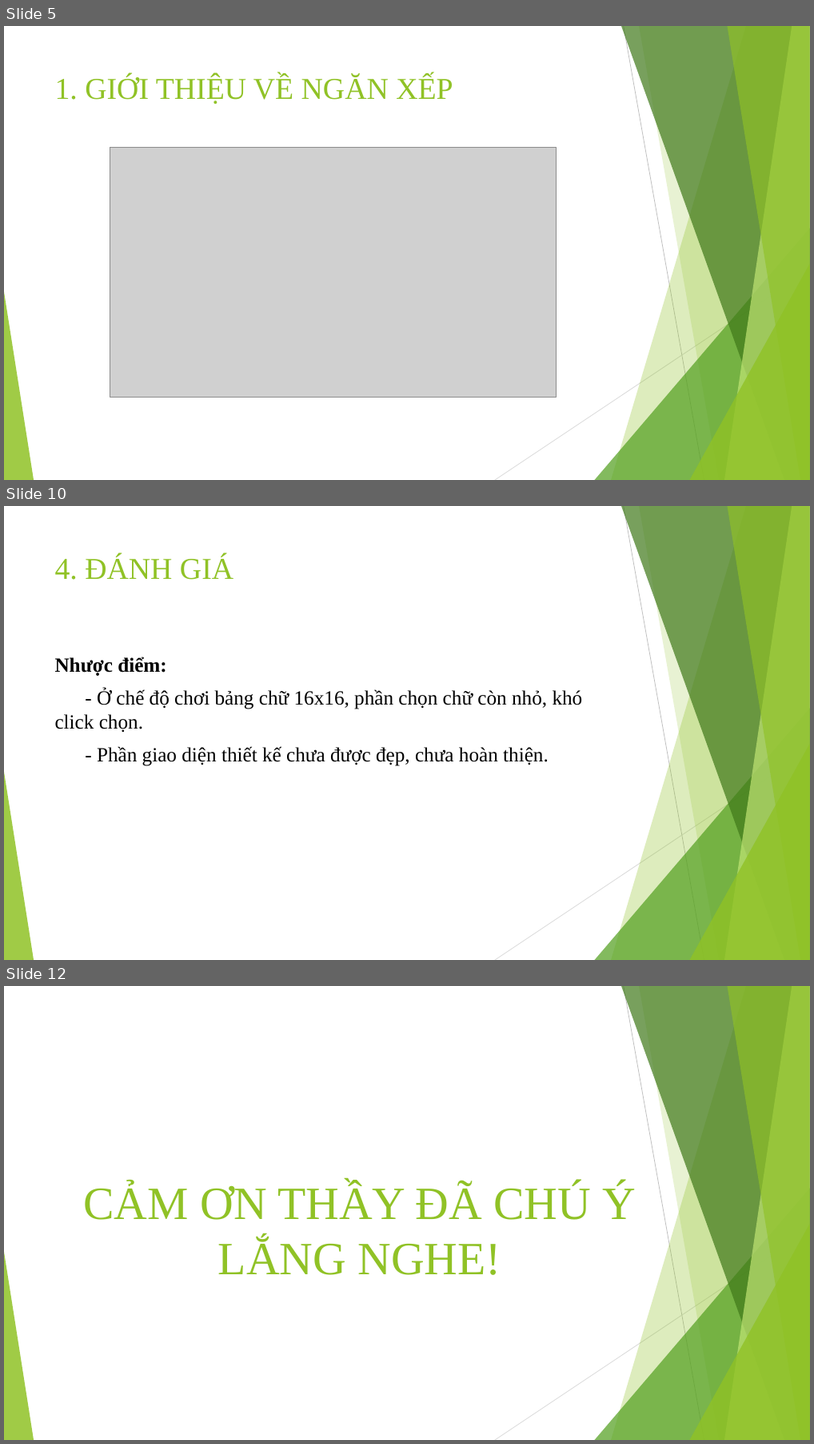
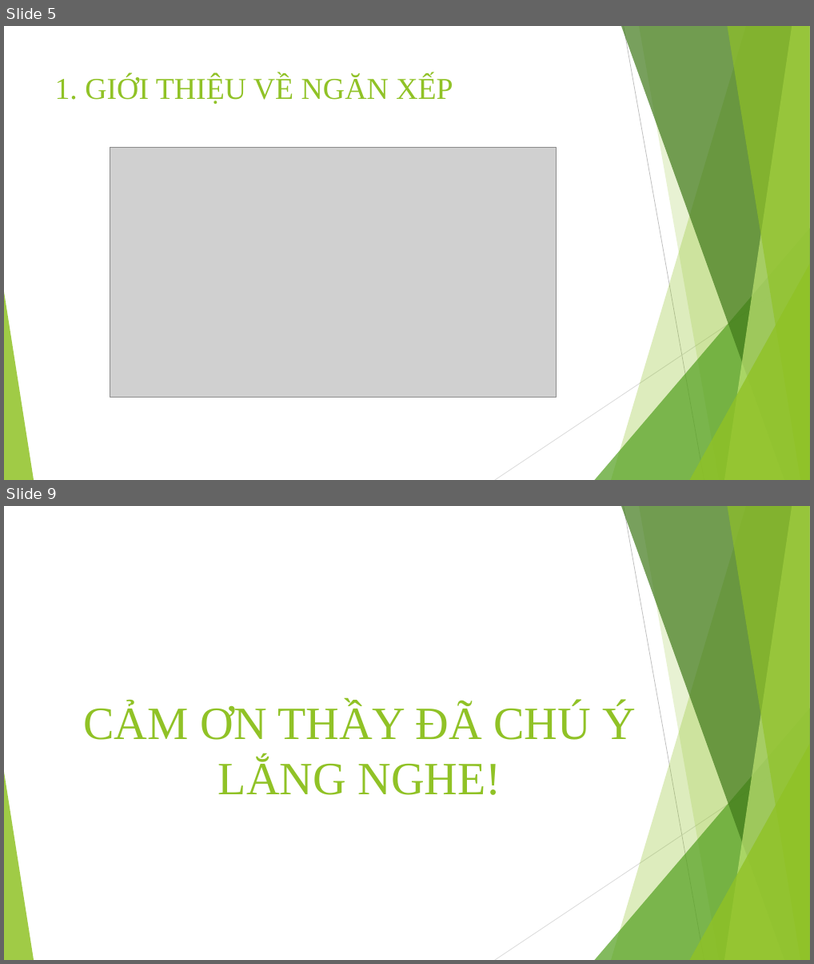
Before and after one commit to trungpham2701/CTDL-GT-Sudoku, a slide deck: BaoCaoCTDL.pptx. Shown one above the other, each under a label of ours: slides 5, 10 and 12 before the commit, slides 5 and 9 after it; the slides between them are not shown. The pictures are 814x1444 and 814x964 pixels, drawn with LibreOffice and Linux fonts; fonts in the diff are those of the drawing; grey boxes stand for pictures. Boxes give left, top, right and bottom in pixels: in the first picture for what was removed or moved away, otherwise in the second. Text is boxed around its words. In the diff, an @@ line names an element or a change of style, - is before the commit and + after.

```diff
--- a/BaoCaoCTDL.pptx
+++ b/BaoCaoCTDL.pptx
@@ slide 10 removed at [4,506,810,960], background #FFFFFF; not listed: 10 template elements that a slide beside it also shows @@
@@ title removed at [55,556,234,580] @@
-4. ĐÁNH GIÁ
@@ text removed at [55,656,583,766] @@
-Nhược điểm:
-- Ở chế độ chơi bảng chữ 16x16, phần chọn chữ còn nhỏ, khó click chọn.
-- Phần giao diện thiết kế chưa được đẹp, chưa hoàn thiện.
@@ what was slide 12 is now slide 9 @@
```
Also in this commit, not shown: 4 slides changed, 1 slide added, 3 other slides removed.
